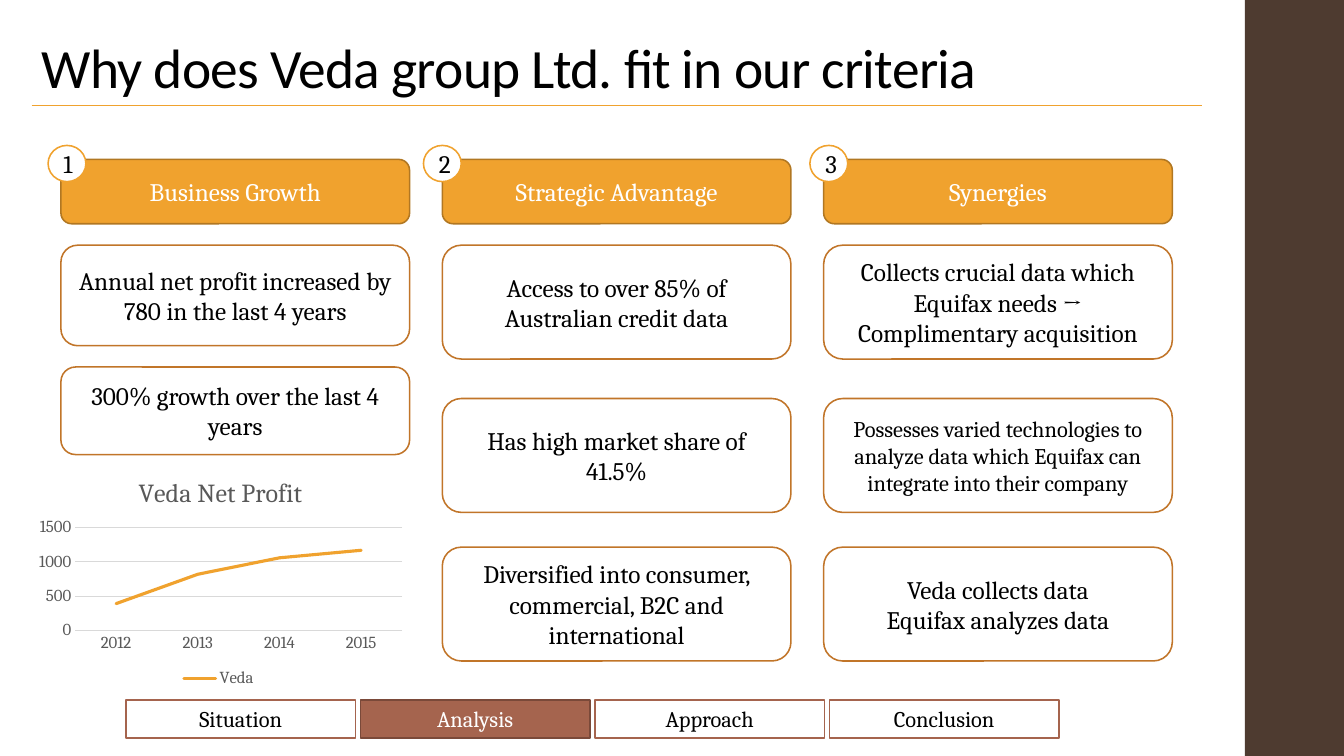
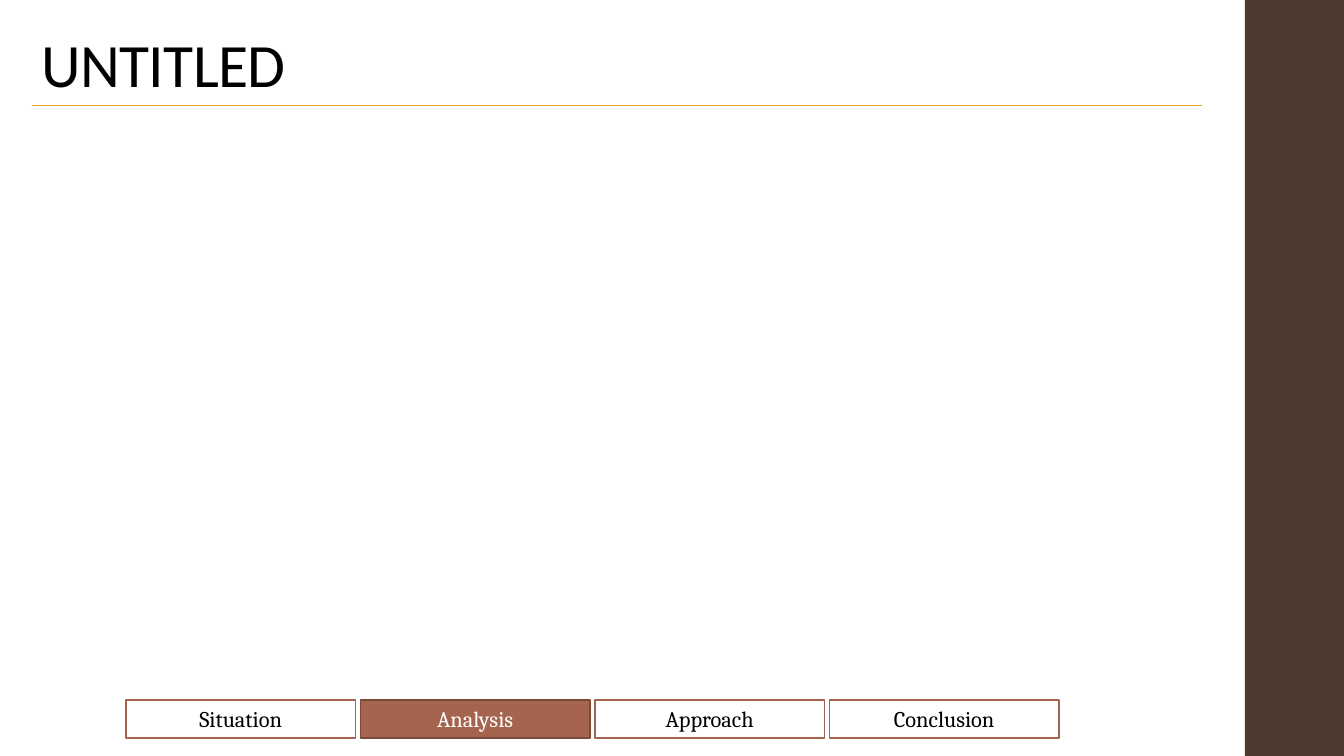
Before and after one commit to Shenganigans/HackJustice-Group-8, a slide deck: slide 12 of notes/Hackathon.pptx (slide 10 before the commit). Drawn at 1344x756 pixels with LibreOffice and Linux fonts; fonts in the diff are those of the drawing. Boxes give left, top, right and bottom in pixels: in the first picture for what was removed or moved away, otherwise in the second. Text is boxed around its words. In the diff, an @@ line names an element or a change of style, - is before the commit and + after.

```diff
--- a/notes/Hackathon.pptx
+++ b/notes/Hackathon.pptx
@@ title at <box>42,47,286,88</box>: text changed; size 39.6 to 44 pt @@
-Why does Veda group Ltd. fit in our criteria
+UNTITLED
@@ ellipse removed at <box>48,145,87,181</box> @@
-1
@@ ellipse removed at <box>423,145,462,181</box> @@
-2
@@ ellipse removed at <box>810,145,848,181</box> @@
-3
@@ rounded rectangle removed at <box>60,159,409,224</box> @@
-Business Growth
@@ rounded rectangle removed at <box>443,159,791,224</box> @@
-Strategic Advantage
@@ rounded rectangle removed at <box>824,159,1173,224</box> @@
-Synergies
@@ rounded rectangle removed at <box>60,245,409,346</box> @@
-Annual net profit increased by 780 in the last 4 years
@@ rounded rectangle removed at <box>443,245,791,359</box> @@
-Access to over 85% of Australian credit data
@@ rounded rectangle removed at <box>824,245,1173,359</box> @@
-Collects crucial data which Equifax needs → Complimentary acquisition
@@ rounded rectangle removed at <box>60,367,409,455</box> @@
-300% growth over the last 4 years
@@ rounded rectangle removed at <box>443,398,791,512</box> @@
-Has high market share of 41.5%
@@ rounded rectangle removed at <box>824,398,1173,512</box> @@
-Possesses varied technologies to analyze data which Equifax can integrate into their company
@@ line stacked chart removed at <box>31,464,409,693</box> @@
-title "Veda Net Profit "
-categories: 2012, 2013, 2014, 2015
-Veda : 390, 820, 1060, 1170
@@ rounded rectangle removed at <box>443,547,791,661</box> @@
-Diversified into consumer, commercial, B2C and international
@@ rounded rectangle removed at <box>824,547,1173,661</box> @@
-Veda collects data
-Equifax analyzes data
```
Also in this commit, not shown: 8 other slides changed, 11 slides added, 9 slides removed.
